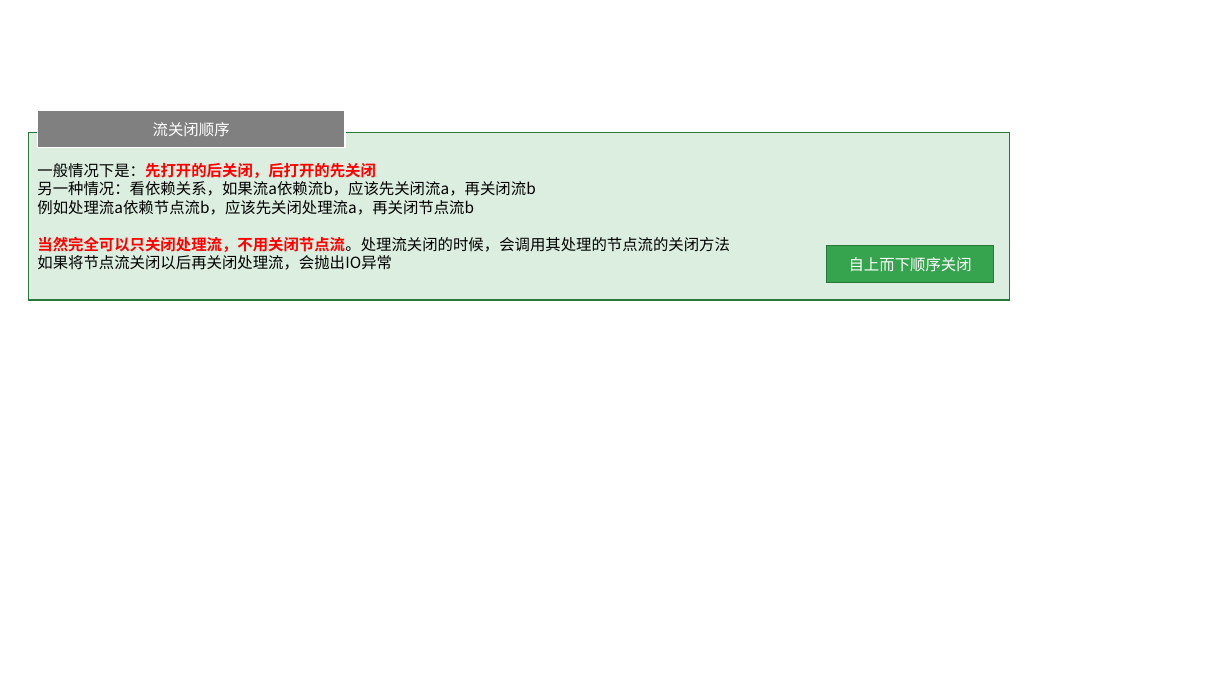
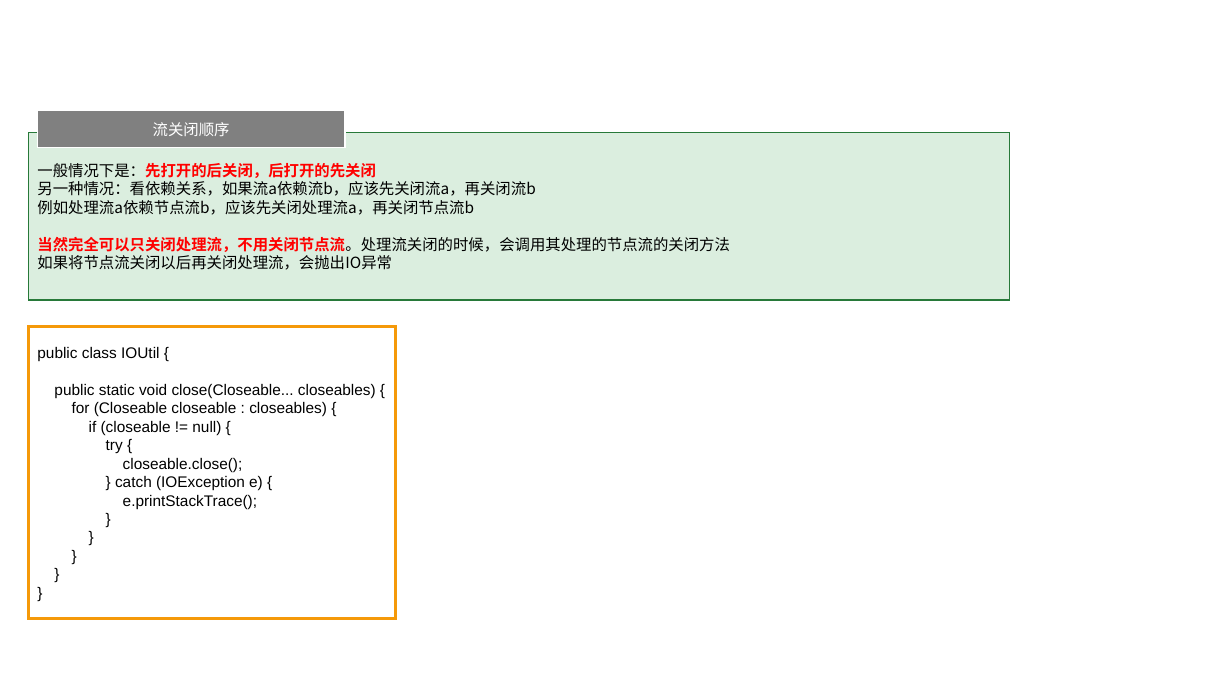
Before and after one commit to linkknown/PPT, a slide deck: slide 47 of 基础PPT/JavaSE进阶第三版/第6章：Java IO基础.pptx (slide 46 before the commit). Drawn at 1232x693 pixels with LibreOffice and Linux fonts; fonts in the diff are those of the drawing; background and template pictures are left out. Boxes give left, top, right and bottom in pixels: in the first picture for what was removed or moved away, otherwise in the second. Text is boxed around its words. In the diff, an @@ line names an element or a change of style, - is before the commit and + after.

```diff
--- a/基础PPT/JavaSE进阶第三版/第6章：Java IO基础.pptx
+++ b/基础PPT/JavaSE进阶第三版/第6章：Java IO基础.pptx
@@ rectangle removed at (x1=827, y1=246, x2=994, y2=283) @@
-自上而下顺序关闭
@@ rectangle added at (x1=29, y1=326, x2=396, y2=618), fill #FFFFFF, outline #F59909 2.25 pt, 12 pt, text #000000 @@
+public class IOUtil {
+public static void close(Closeable... closeables) {
+for (Closeable closeable : closeables) {
+if (closeable != null) {
+try {
+closeable.close();
+} catch (IOException e) {
+e.printStackTrace();
+}
+}
+}
+}
+}
```
Also in this commit, not shown: 12 other slides changed, 2 slides added, 1 slide removed, 12 other files.
